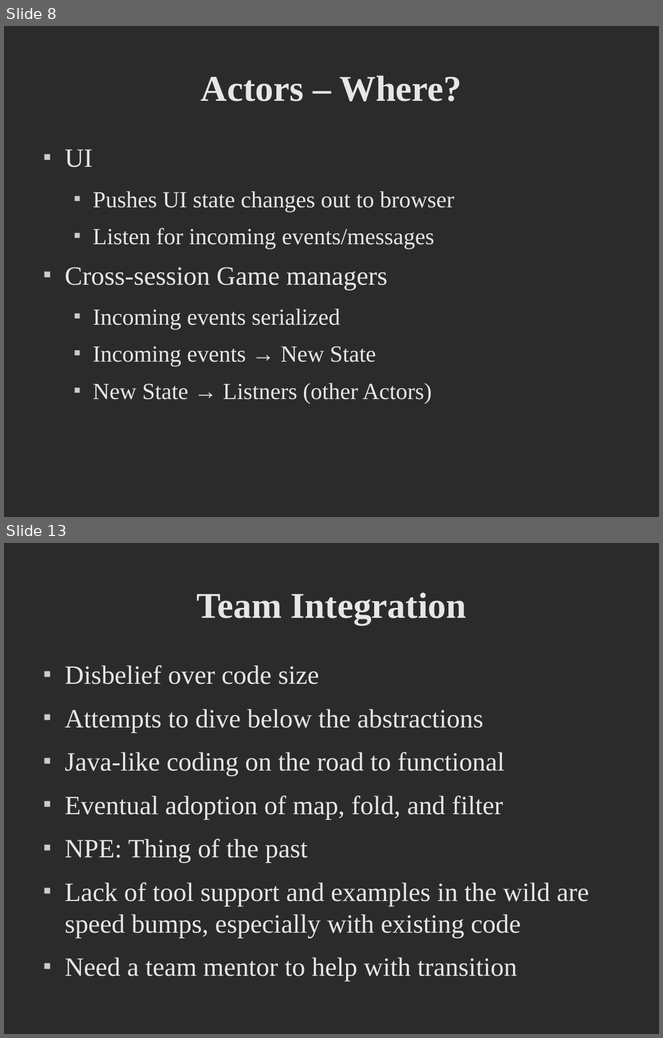
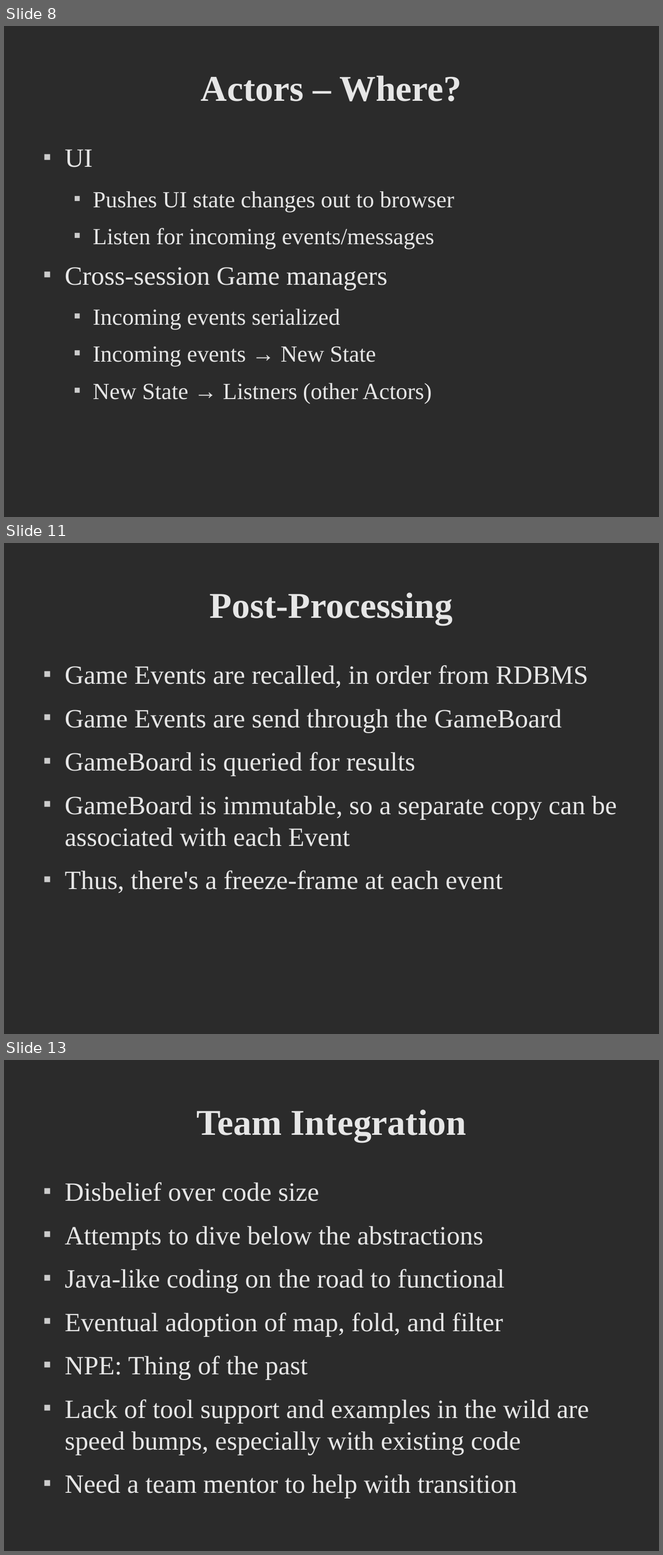
Before and after one commit to dpp/lift-samples, a slide deck: presentations/2008_dpp_CUFP/CUFP Preso.odp. Shown one above the other, each under a label of ours: slides 8 and 13 before the commit, slides 8, 11 and 13 after it; the slides between them are not shown. The pictures are 663x1038 and 663x1555 pixels, drawn with LibreOffice and Linux fonts; fonts in the diff are those of the drawing; background and template pictures are left out; a plain dark background stands for a picture behind light text. Boxes give left, top, right and bottom in pixels: in the first picture for what was removed or moved away, otherwise in the second. Text is boxed around its words. In the diff, an @@ line names an element or a change of style, - is before the commit and + after.

```diff
--- a/presentations/2008_dpp_CUFP/CUFP Preso.odp
+++ b/presentations/2008_dpp_CUFP/CUFP Preso.odp
@@ slide 11 added at <box>4,543,659,1034</box>, background picture (left out) @@
@@ title added at <box>210,592,453,625</box>, 44 pt, text #E6E6E6, bold @@
+Post-Processing
@@ text added at <box>65,665,617,893</box>, 32 pt, text #E6E6E6 @@
+■ Game Events are recalled, in order from RDBMS
+■ Game Events are send through the GameBoard
+■ GameBoard is queried for results
+■ GameBoard is immutable, so a separate copy can be associated with each Event
+■ Thus, there's a freeze-frame at each event
```
Also in this commit, not shown: 4 slides changed, 15 other slides added, 3 slides removed.
